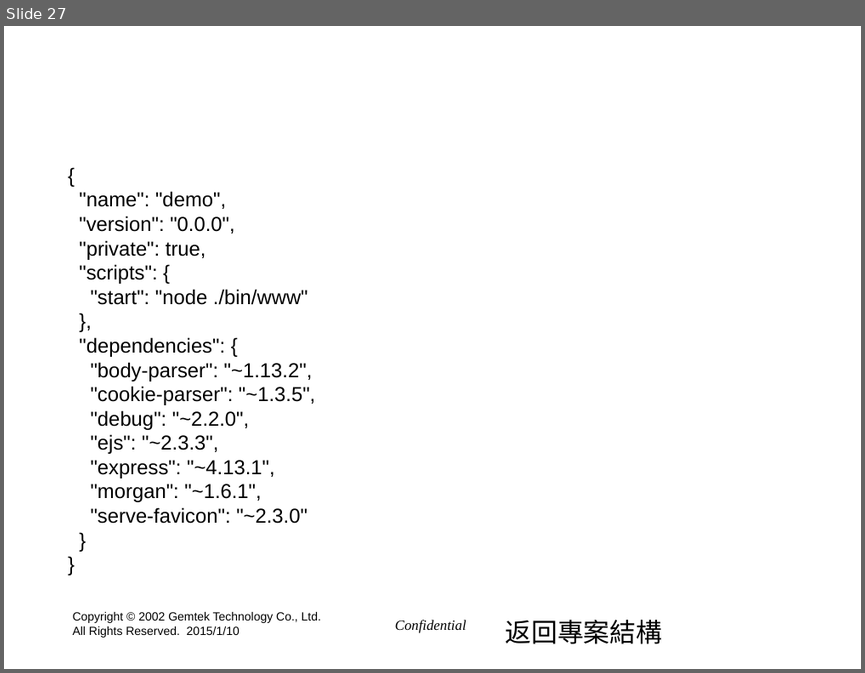
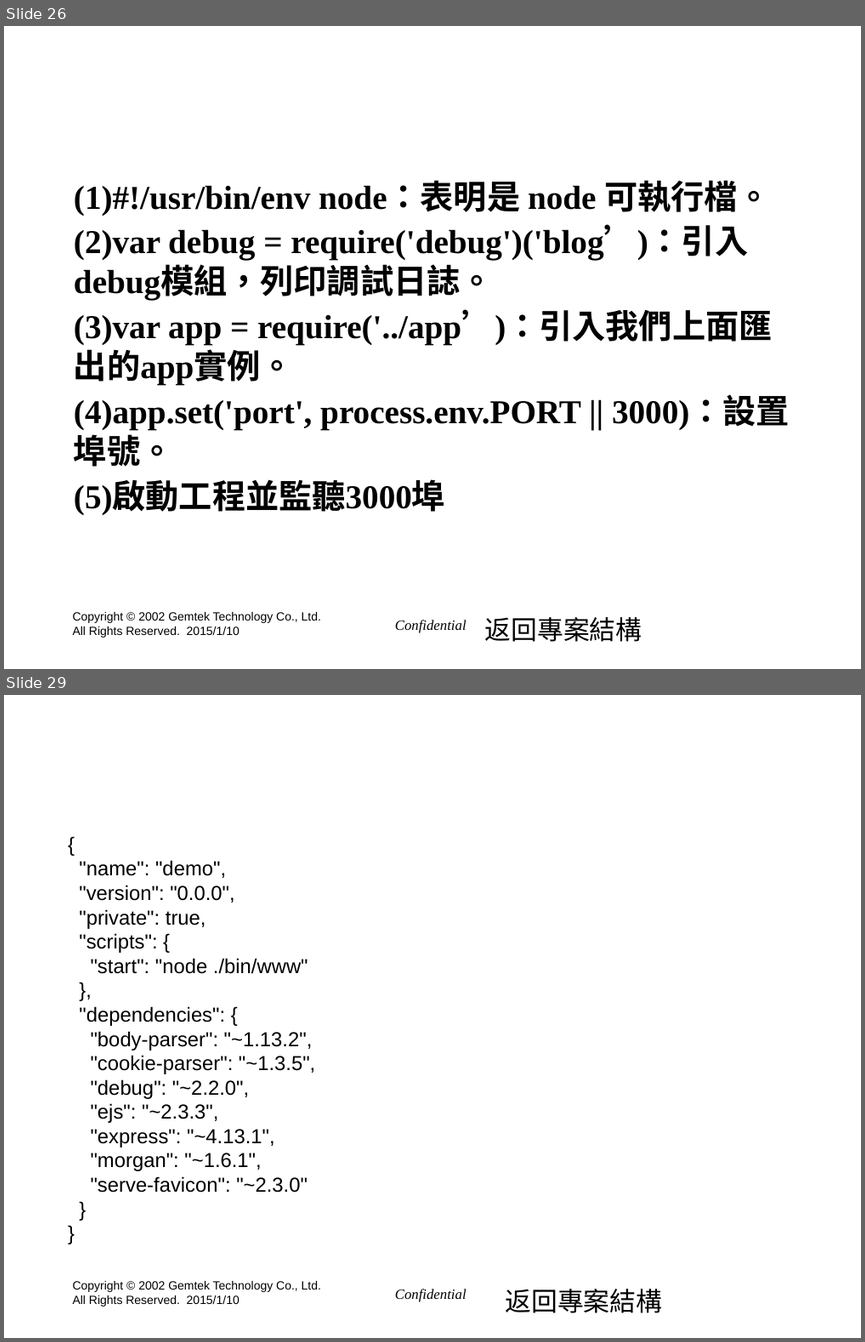
Before and after one commit to hyper570908/demo2, a slide deck: doc/GIot_Session2(win7).pptx. Shown one above the other, each under a label of ours: slide 27 before the commit, slides 26 and 29 after it; the slides between them are not shown. The pictures are 865x673 and 865x1342 pixels, drawn with LibreOffice and Linux fonts; fonts in the diff are those of the drawing; background and template pictures are left out. Boxes give left, top, right and bottom in pixels: in the first picture for what was removed or moved away, otherwise in the second. Text is boxed around its words. In the diff, an @@ line names an element or a change of style, - is before the commit and + after.

```diff
--- a/doc/GIot_Session2(win7).pptx
+++ b/doc/GIot_Session2(win7).pptx
@@ slide 26 added at (4,26,861,669), background picture (left out); not listed: 2 template elements that a slide beside it also shows @@
@@ title added at (53,26,782,108), 40 pt, text #FFFFFF @@
+bin/www 文件
@@ text added at (74,180,789,514), 28 pt, text #000000, bold @@
+(1)#!/usr/bin/env node：表明是 node 可執行檔。
+(2)var debug = require('debug')('blog’)：引入debug模組，列印調試日誌。
+(3)var app = require('../app’)：引入我們上面匯出的app實例。
+(4)app.set('port', process.env.PORT || 3000)：設置埠號。
+(5)啟動工程並監聽3000埠
@@ text added at (485,617,642,641), 22 pt, text #000000 @@
+返回專案結構
@@ what was slide 27 is now slide 29 @@
```
Also in this commit, not shown: 8 slides changed, 1 other slide added, 2 other files.
